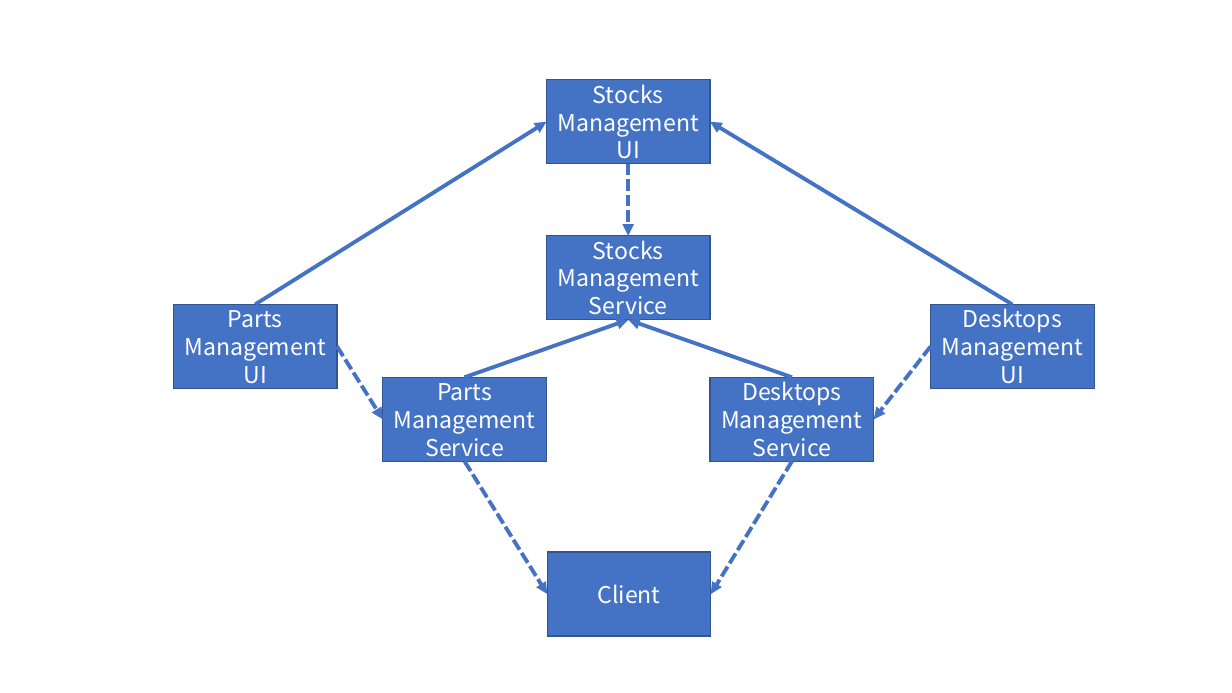
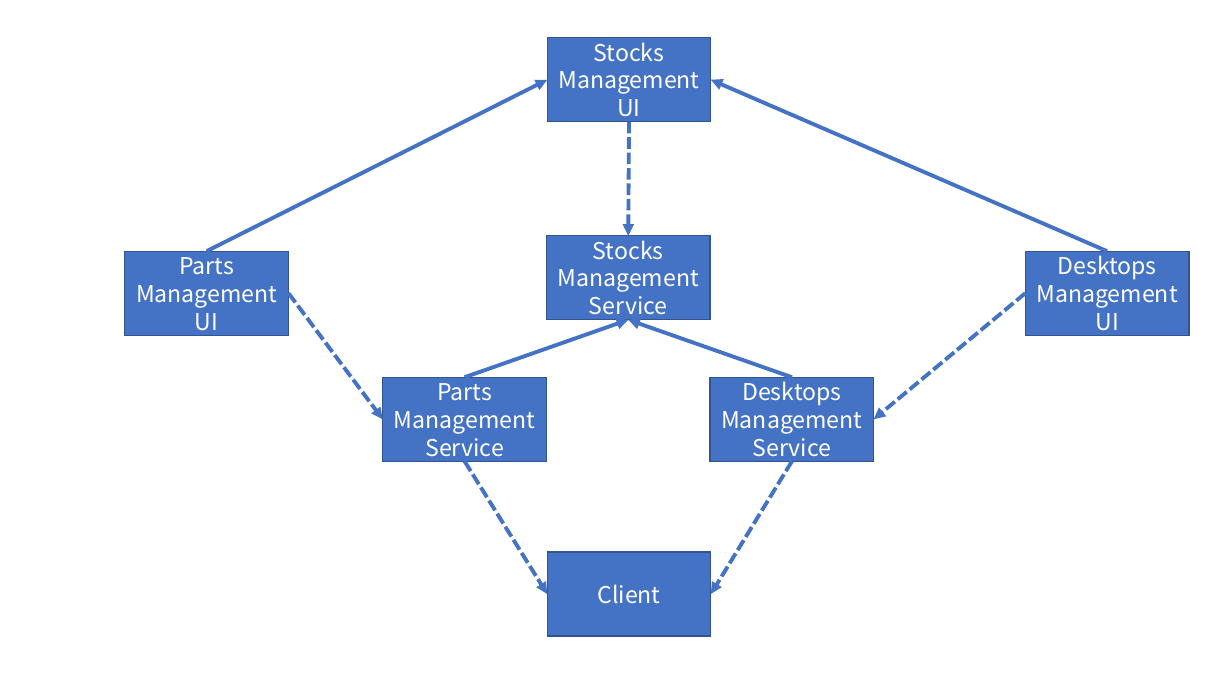
Before and after one commit to LeeSM0518/TIL, a slide deck: slide 2 of Java/Java_Project/src/seminar_project/ClassStructure.pptx. Drawn at 1232x693 pixels with LibreOffice and Linux fonts; fonts in the diff are those of the drawing. Boxes give left, top, right and bottom in pixels: in the first picture for what was removed or moved away, otherwise in the second. Text is boxed around its words. In the diff, an @@ line names an element or a change of style, - is before the commit and + after.

```diff
--- a/Java/Java_Project/src/seminar_project/ClassStructure.pptx
+++ b/Java/Java_Project/src/seminar_project/ClassStructure.pptx
@@ rectangle "Stocks" moved from (x1=546, y1=79, x2=710, y2=164) to (x1=547, y1=38, x2=711, y2=122) @@
@@ arrow moved from (255, 304) - (546, 122) to (207, 251) - (547, 79) @@
@@ arrow moved from (1013, 305) - (711, 122) to (1107, 251) - (711, 79) @@
@@ arrow moved from (628, 164) - (628, 236) to (629, 122) - (628, 236) @@
@@ rectangle "Parts" moved from (x1=174, y1=304, x2=337, y2=388) to (x1=125, y1=251, x2=288, y2=335) @@
@@ rectangle "Desktops" moved from (x1=931, y1=305, x2=1094, y2=389) to (x1=1026, y1=251, x2=1189, y2=335) @@
@@ arrow moved from (337, 347) - (383, 420) to (288, 293) - (383, 420) @@
@@ arrow moved from (931, 347) - (874, 420) to (1026, 293) - (874, 420) @@
```
Also in this commit, not shown: 1 other slide changed, 5 other files.
